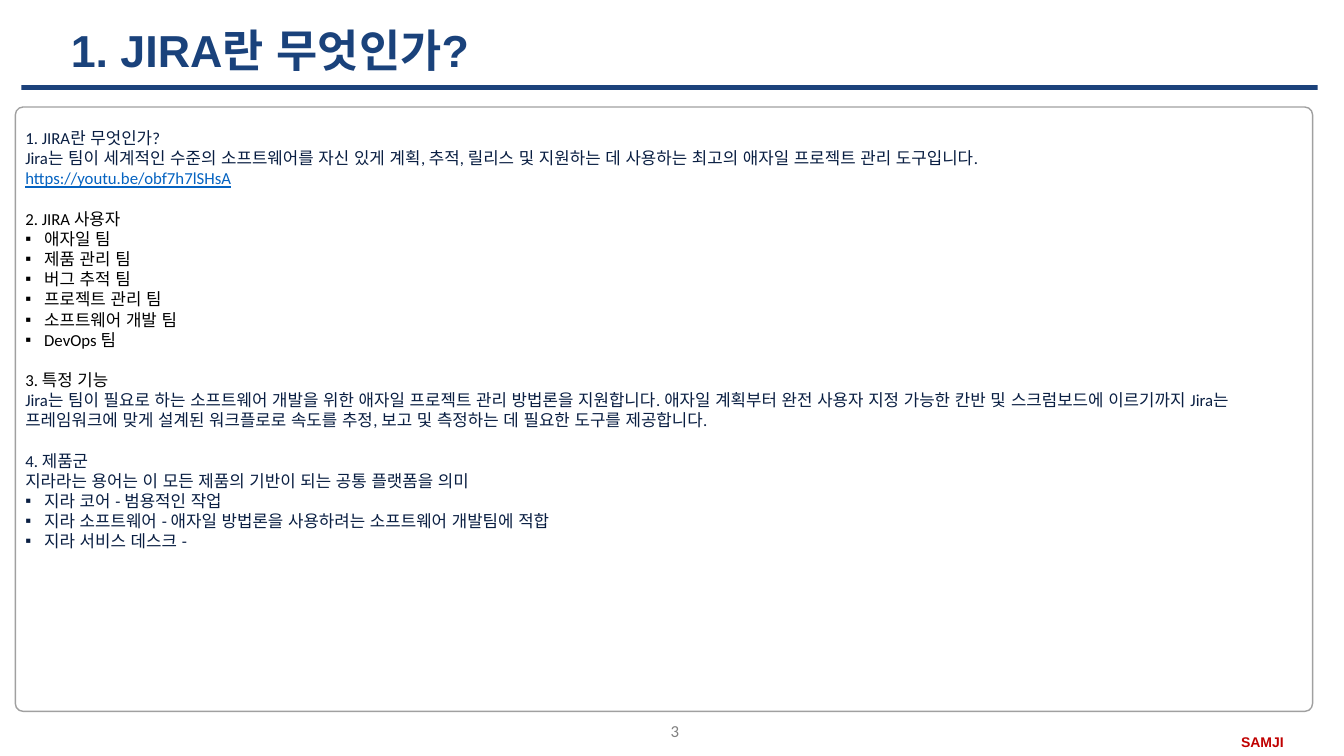
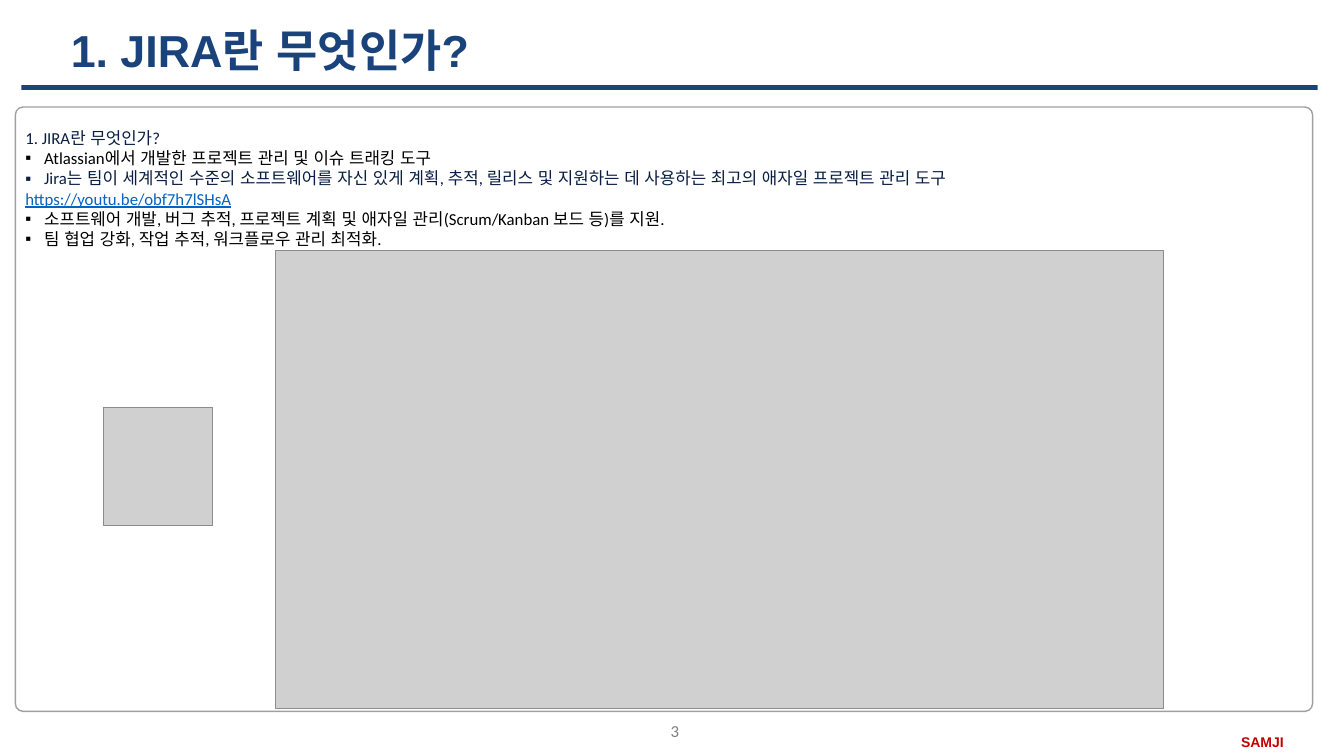
Before and after one commit to SangguKang/doc, a slide deck: slide 3 of Transfer/JIRA.pptx. Drawn at 1344x756 pixels with LibreOffice and Linux fonts; fonts in the diff are those of the drawing; grey boxes stand for pictures; background and template pictures are left out. Boxes give left, top, right and bottom in pixels: in the first picture for what was removed or moved away, otherwise in the second. Text is boxed around its words. In the diff, an @@ line names an element or a change of style, - is before the commit and + after.

```diff
--- a/Transfer/JIRA.pptx
+++ b/Transfer/JIRA.pptx
@@ text at box(44, 150, 946, 186): text changed @@
-Jira는 팀이 세계적인 수준의 소프트웨어를 자신 있게 계획, 추적, 릴리스 및 지원하는 데 사용하는 최고의 애자일 프로젝트 관리 도구입니다.
+▪ Atlassian에서 개발한 프로젝트 관리 및 이슈 트래킹 도구
+▪ Jira는 팀이 세계적인 수준의 소프트웨어를 자신 있게 계획, 추적, 릴리스 및 지원하는 데 사용하는 최고의 애자일 프로젝트 관리 도구
@@ text at box(44, 211, 664, 247): text changed; text colour #091E42 to #000000 @@
-2. JIRA 사용자
-▪ 애자일 팀
-▪ 제품 관리 팀
-▪ 버그 추적 팀
-▪ 프로젝트 관리 팀
-▪ 소프트웨어 개발 팀
-▪ DevOps 팀
-3. 특정 기능
-Jira는 팀이 필요로 하는 소프트웨어 개발을 위한 애자일 프로젝트 관리 방법론을 지원합니다. 애자일 계획부터 완전 사용자 지정 가능한 칸반 및 스크럼보드에 이르기까지 Jira는 프레임워크에 맞게 설계된 워크플로로 속도를 추정, 보고 및 측정하는 데 필요한 도구를 제공합니다.
-4. 제품군
-지라라는 용어는 이 모든 제품의 기반이 되는 공통 플랫폼을 의미
-▪ 지라 코어 - 범용적인 작업
-▪ 지라 소프트웨어 - 애자일 방법론을 사용하려는 소프트웨어 개발팀에 적합
-▪ 지라 서비스 데스크 -
+▪ 소프트웨어 개발, 버그 추적, 프로젝트 계획 및 애자일 관리(Scrum/Kanban 보드 등)를 지원.
+▪ 팀 협업 강화, 작업 추적, 워크플로우 관리 최적화.
@@ picture added at box(276, 251, 1165, 710) @@
@@ picture added at box(104, 407, 213, 526) @@
```
Also in this commit, not shown: 10 other slides changed, 4 slides added, 18 slides removed, 3 other files.
